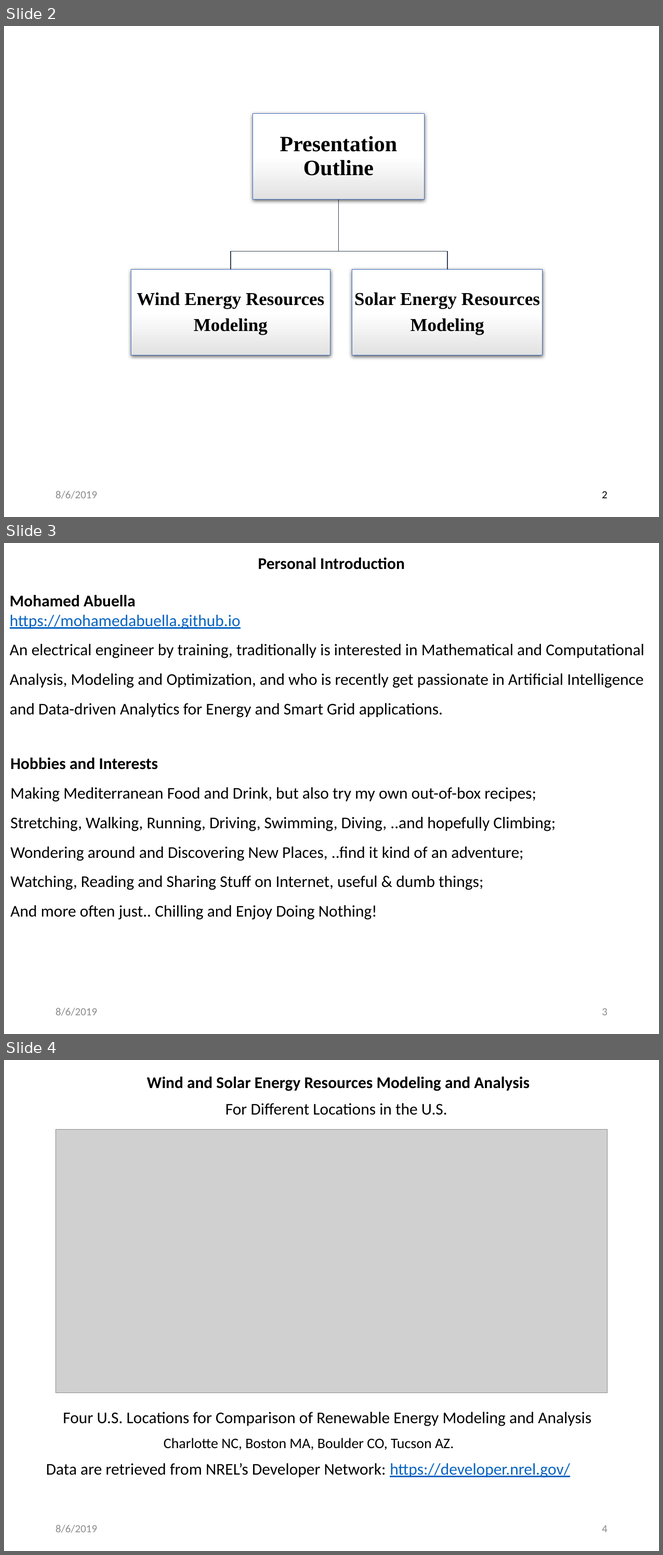
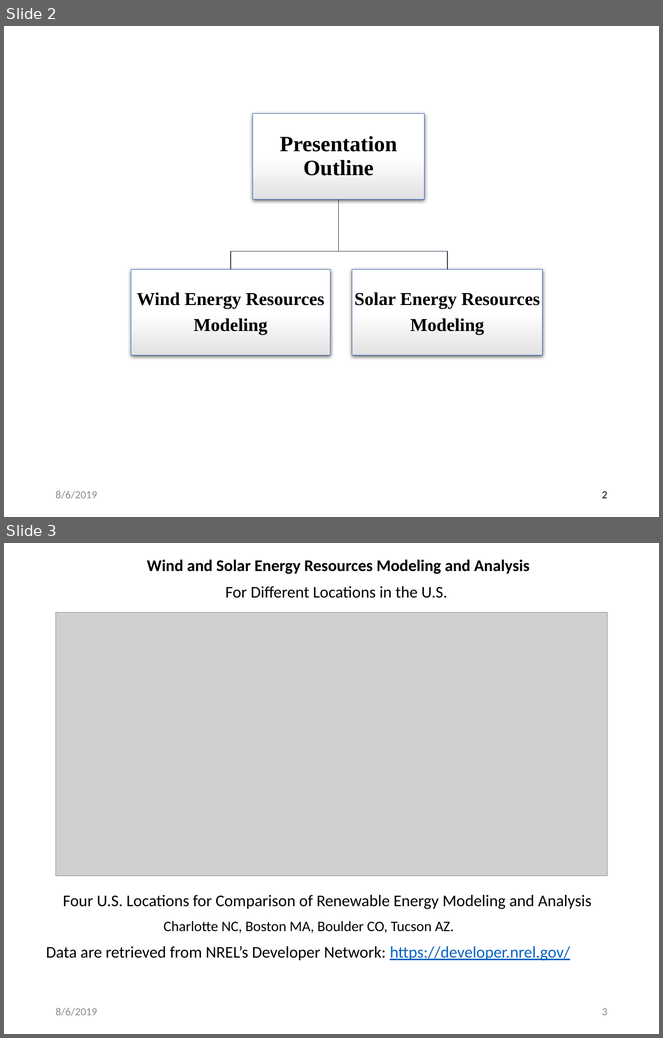
Before and after one commit to MohamedAbuella/Ascend-Analyticis-docs, a slide deck: +Presentation for Energy_Analytics/Wind_Solar_Energy_Modeling_Analysis.pptx. Shown one above the other, each under a label of ours: slides 2, 3 and 4 before the commit, slides 2 and 3 after it. The pictures are 663x1555 and 663x1038 pixels, drawn with LibreOffice and Linux fonts; fonts in the diff are those of the drawing; grey boxes stand for pictures. Boxes give left, top, right and bottom in pixels: in the first picture for what was removed or moved away, otherwise in the second. Text is boxed around its words. In the diff, an @@ line names an element or a change of style, - is before the commit and + after.

```diff
--- a/+Presentation for Energy_Analytics/Wind_Solar_Energy_Modeling_Analysis.pptx
+++ b/+Presentation for Energy_Analytics/Wind_Solar_Energy_Modeling_Analysis.pptx
@@ slide 3 removed at (x1=4, y1=543, x2=659, y2=1034), background #FFFFFF @@
@@ text removed at (x1=258, y1=558, x2=405, y2=570) @@
-Personal Introduction
@@ text removed at (x1=10, y1=595, x2=644, y2=718) @@
-Mohamed Abuella
-https://mohamedabuella.github.io
-An electrical engineer by training, traditionally is interested in Mathematical and Computational Analysis, Modeling and Optimization, and who is recently get passionate in Artificial Intelligence and Data-driven Analytics for Energy and Smart Grid applications.
@@ text removed at (x1=10, y1=758, x2=556, y2=920) @@
-Hobbies and Interests
-Making Mediterranean Food and Drink, but also try my own out-of-box recipes;
-Stretching, Walking, Running, Driving, Swimming, Diving, ..and hopefully Climbing; Wondering around and Discovering New Places, ..find it kind of an adventure;
-Watching, Reading and Sharing Stuff on Internet, useful & dumb things;
-And more often just.. Chilling and Enjoy Doing Nothing!
@@ text removed at (x1=55, y1=1008, x2=97, y2=1016) @@
-8/6/2019
@@ page number removed at (x1=602, y1=1008, x2=608, y2=1016) @@
-3
@@ what was slide 4 is now slide 3 @@
@@ page number at (x1=602, y1=1008, x2=608, y2=1016): text changed @@
-4
+3
```
Also in this commit, not shown: 1 other file.
